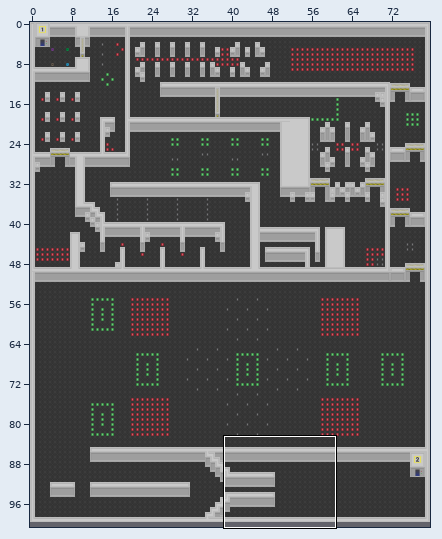
One commit to this Tiled map: core/assets/maps/level-1.tmx. The picture above shows the old version from afar; the outline marks the close-up.
Close-up. Before the edit:
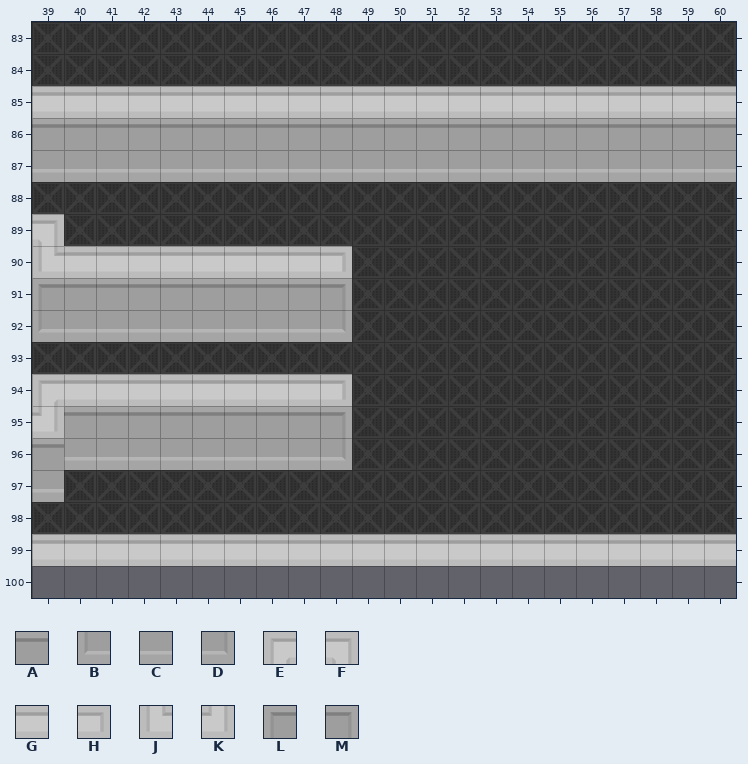
Cells are 32x32 px. Shown: x 39..60, y 83..100. The commit also changed other parts of the map, which this record leaves out. The old version is drawn lined up with the new one.
Key: from "terrain": A 175, B 192, C 193, D 197, E 217, F 218, G 221, H 222, J 235, K 236, L 238, M 240.
_ is an empty cell.
Layers that did not change in this view are not listed.
Layer "Walls" before, first column x 39:
 83 ______________________
 84 ______________________
 85 GGGGGGGGGGGGGGGGGGGGGG
 86 AAAAAAAAAAAAAAAAAAAAAA
 87 CCCCCCCCCCCCCCCCCCCCCC
 88 ______________________
 89 F_____________________
 90 JGGGGGGGGH____________
 91 LAAAAAAAAM____________
 92 BCCCCCCCCD____________
 93 ______________________
 94 EGGGGGGGGH____________
 95 KAAAAAAAAM____________
 96 ACCCCCCCCD____________
 97 C_____________________
 98 ______________________
 99 GGGGGGGGGGGGGGGGGGGGGG
100 ______________________
After the commit:
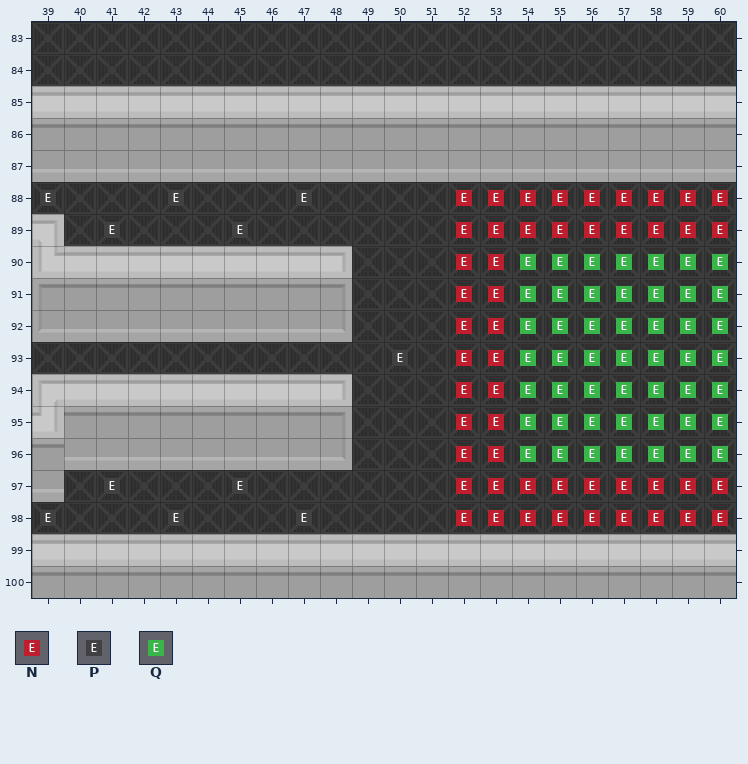
Further tiles: from "meta": N 4, P 5, Q 6.
From old to new:
map size 80x100 -> 80x101 cells
Layer "Walls":
There is now tile A in row 100 at x 39 to 60.
Layer "Meta":
There is now tile N in rows 88 to 89 at x 52 to 60; in rows 90 to 96 at x 52 to 53; in rows 97 to 98 at x 52 to 60.
There is now tile P in row 88 at x 39, 43 and 47; in row 89 at x 41 and 45; in row 93 at x 50; in row 97 at x 41 and 45; in row 98 at x 39, 43 and 47.
There is now tile Q in rows 90 to 96 at x 54 to 60.
